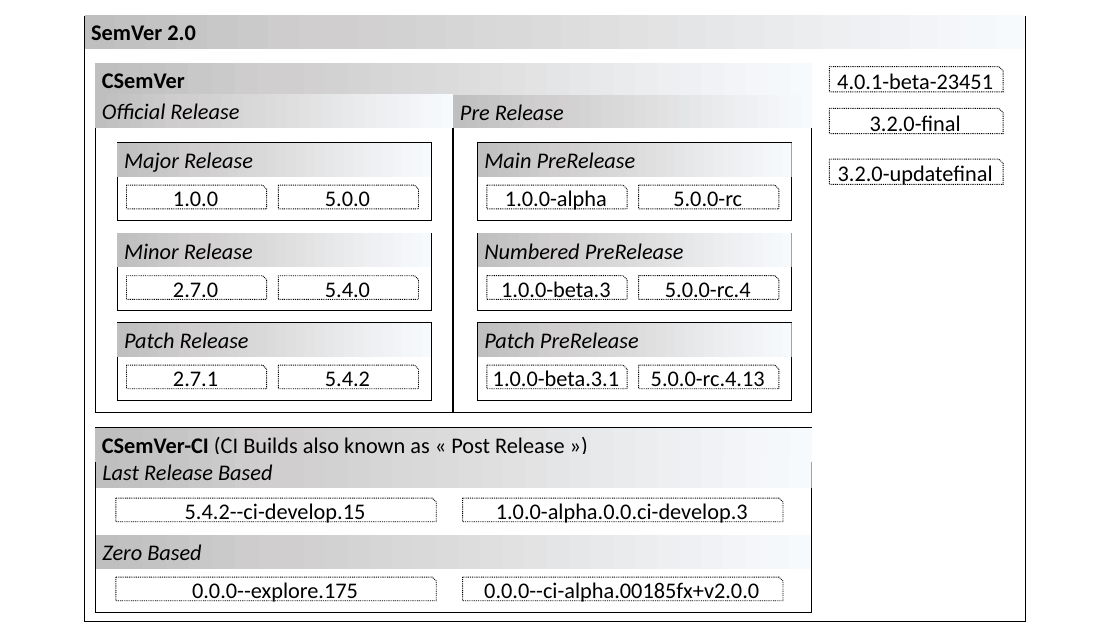
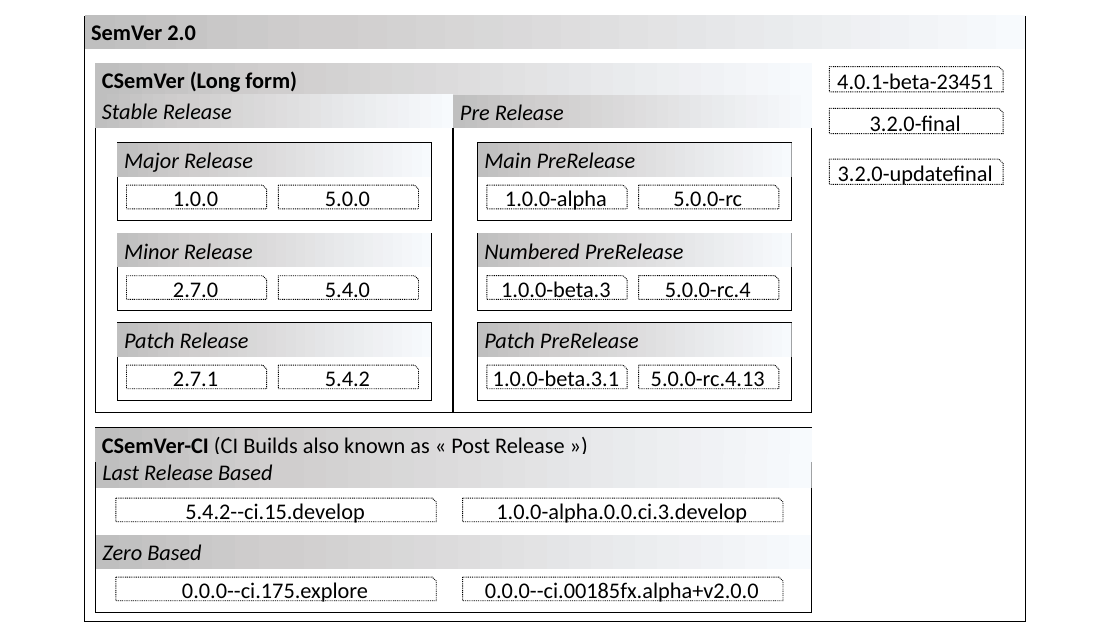
Before and after one commit to SimpleGitVersion/SimpleGitVersion.github.io, a slide deck: slide 2 of resources/CSemVer.pptx. Drawn at 1120x630 pixels with LibreOffice and Linux fonts; fonts in the diff are those of the drawing. Boxes give left, top, right and bottom in pixels: in the first picture for what was removed or moved away, otherwise in the second. Text is boxed around its words. In the diff, an @@ line names an element or a change of style, - is before the commit and + after.

Commit message:
CSemVer v1.0.0-rc.1

```diff
--- a/resources/CSemVer.pptx
+++ b/resources/CSemVer.pptx
@@ text in rectangle at (102,71,297,92): text changed @@
-CSemVer
+CSemVer (Long form)
@@ text in rectangle at (102,103,232,119): text changed @@
-Official Release
+Stable Release
@@ text in snip rect at (185,503,364,523): text changed @@
-5.4.2--ci-develop.15
+5.4.2--ci.15.develop
@@ text in snip rect at (496,503,747,523): text changed @@
-1.0.0-alpha.0.0.ci-develop.3
+1.0.0-alpha.0.0.ci.3.develop
@@ text in snip rect at (182,582,368,602): text changed @@
-0.0.0--explore.175
+0.0.0--ci.175.explore
@@ text in snip rect at (485,582,759,602): text changed @@
-0.0.0--ci-alpha.00185fx+v2.0.0
+0.0.0--ci.00185fx.alpha+v2.0.0
```
Also in this commit, not shown: 1 slide added, 5 other files.
